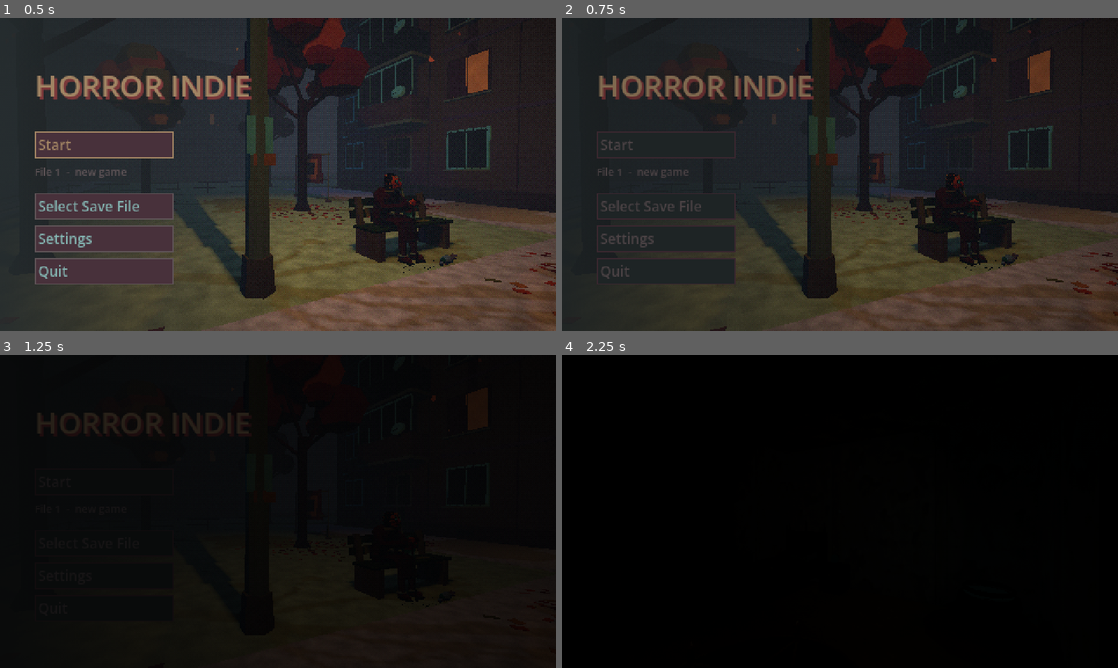
Above: before the commit, frames 1-4 (two rows, left to right).
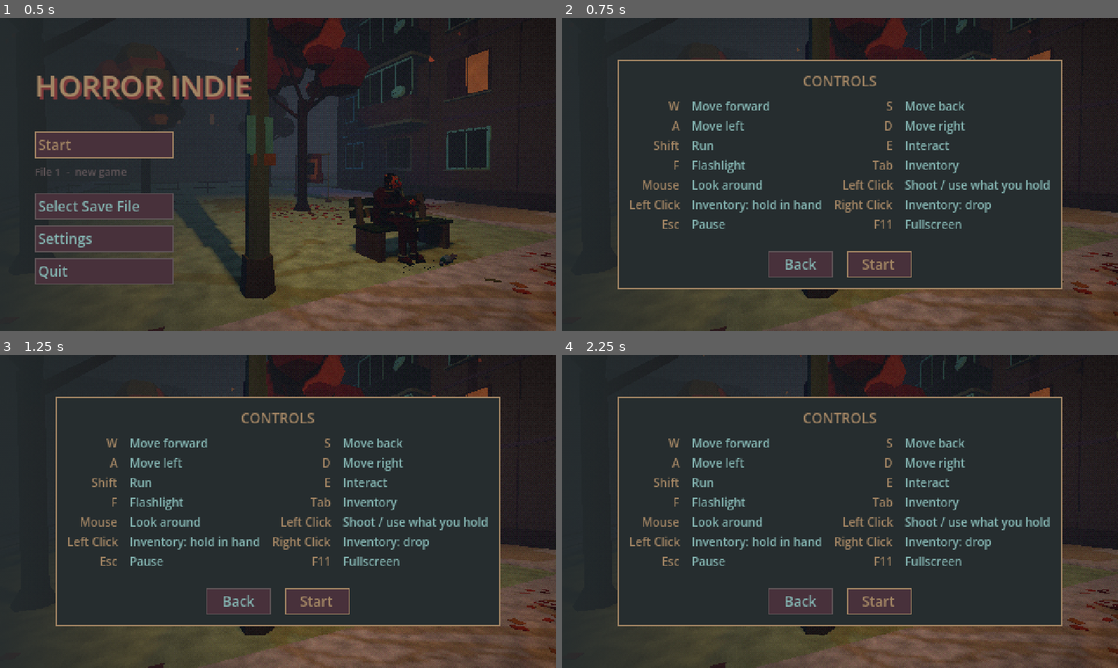
Above: after the commit, the same moments.

Repository: alexdragnea1/horror-indie
Game: Godot game, scene res://scenes/meniu_principal.tscn
Two runs of this game, one before a commit and one after it. Both use one fixed random seed, a clock stepped at 60 frames per second and the inputs below. Sound files missing from this copy of the repository are replaced by a short silence.
Inputs (mouse positions are in pixels of both pictures, inside the frame that each line leads up to):
- Up to frame 1 (0.5 s): no input
- Up to frame 2 (0.75 s): click "Start" at 0.5 s
- Up to frame 3 (1.25 s): no input
- Up to frame 4 (2.25 s): click (801, 602) at 1.25 s, where only the run after the commit has a clickable "Back"; click (667, 483) at 2 s, where only the run after the commit has a clickable "Start"

Frame 1 is identical in both runs. In frame 2, 24% of the frame differs, in the area x 6-90%, y 10-100%; in frame 3, 94%; in frame 4, 99%, in the area x 0-100%, y 0-100%.

Commit message:
Joc nou: ecranul CONTROLS cu toate tastele inainte de start; intrebarea cu numele are Yes/No
Co-Authored-By: Claude Opus 5.5 <noreply@anthropic.com>

Diff:
--- a/scripts/meniu_nume.gd
+++ b/scripts/meniu_nume.gd
@@ -4,7 +4,7 @@
 ##   var meniu := MeniuNume.new()
 ##   get_tree().root.add_child(meniu)
 ##   var nume: String = await meniu.ales
-## După nume vine o întrebare cu OK / No. Orice răspunde, meniul se închide la fel.
+## După nume vine o întrebare cu Yes / No. Orice răspunde, meniul se închide la fel.
 
 signal ales(nume: String)
 
@@ -63,7 +63,7 @@
 	rand.alignment = BoxContainer.ALIGNMENT_CENTER
 	rand.add_theme_constant_override("separation", 12)
 	_pas_intrebare.add_child(rand)
-	_buton(rand, "OK", _termina)
+	_buton(rand, "Yes", _termina)
 	_buton(rand, "No", _termina)
 	_pas_intrebare.hide()
 
--- a/scripts/meniu_principal.gd
+++ b/scripts/meniu_principal.gd
@@ -28,6 +28,8 @@
 var _confirmare_text: Label
 var _de_sters := 0
 var _setari: PanouSetari
+var _grila_controale: GridContainer
+var _buton_joaca: Button
 var _timp := 0.0
 var _plecat := false
 
@@ -108,6 +110,7 @@
 	_ecrane["salvari"] = _ecran_salvari(radacina)
 	_ecrane["confirmare"] = _ecran_confirmare(radacina)
 	_ecrane["setari"] = _ecran_setari(radacina)
+	_ecrane["controale"] = _ecran_controale(radacina)
 
 
 func _arata(nume: String) -> void:
@@ -124,6 +127,9 @@
 			_setari.deschide()
 		"confirmare":
 			_confirmare_text.text = "Delete File %d?\nThis can't be undone." % _de_sters
+		"controale":
+			_actualizeaza_controale()
+			_buton_joaca.grab_focus.call_deferred()
 
 
 func _ecran_principal(parinte: Control) -> Control:
@@ -168,6 +174,11 @@
 
 
 func _start() -> void:
+	# joc nou: întâi ecranul cu toate tastele, abia de acolo pornește jocul
+	if not Salvare.exista(Setari.slot) and _ecran_curent != "controale":
+		Sunet.reda(SUNET_CLIC, Sunet.VOLUM_EFECTE, 0.05, &"Interfata")
+		_arata("controale")
+		return
 	if _plecat:
 		return
 	_plecat = true
@@ -264,6 +275,53 @@
 	return _setari
 
 
+# -------- controalele (apar o dată, la un joc nou)
+
+func _ecran_controale(parinte: Control) -> Control:
+	var panou := _panou(parinte, "CONTROLS")
+	_grila_controale = GridContainer.new()
+	_grila_controale.columns = 4  # două perechi tastă / ce face pe fiecare rând, ca să încapă pe înălțime
+	_grila_controale.add_theme_constant_override("h_separation", 10)
+	_grila_controale.add_theme_constant_override("v_separation", 3)
+	panou.add_child(_grila_controale)
+	panou.add_child(_spatiu(4))
+	var rand := HBoxContainer.new()
+	rand.alignment = BoxContainer.ALIGNMENT_CENTER
+	rand.add_theme_constant_override("separation", 12)
+	panou.add_child(rand)
+	TemaMeniu.buton(rand, "Back", func() -> void: _arata("principal"))
+	_buton_joaca = TemaMeniu.buton(rand, "Start", _start)
+	return panou.get_parent().get_parent()
+
+
+## Tastele se citesc din Setari la fiecare deschidere (pot fi schimbate din Settings).
+func _actualizeaza_controale() -> void:
+	for copil in _grila_controale.get_children():
+		copil.queue_free()
+	var randuri := []
+	for pereche in Setari.ACTIUNI:
+		randuri.append([Setari.nume_tasta(pereche[0]), pereche[1]])
+	randuri.append_array([
+		["Mouse", "Look around"],
+		["Left Click", "Shoot / use what you hold"],
+		["Left Click", "Inventory: hold in hand"],
+		["Right Click", "Inventory: drop"],
+		["Esc", "Pause"],
+		["F11", "Fullscreen"],
+	])
+	for rand in randuri:
+		var tasta := Label.new()
+		tasta.text = rand[0]
+		tasta.horizontal_alignment = HORIZONTAL_ALIGNMENT_RIGHT
+		tasta.add_theme_font_size_override("font_size", 10)
+		tasta.add_theme_color_override("font_color", TemaMeniu.ACCENT)
+		_grila_controale.add_child(tasta)
+		var ce_face := Label.new()
+		ce_face.text = rand[1]
+		ce_face.add_theme_font_size_override("font_size", 10)
+		_grila_controale.add_child(ce_face)
+
+
 # -------- bucăți comune
 
 func _panou(parinte: Control, titlu: String) -> VBoxContainer:
Not shown, changed: CLAUDE.md
Not shown, changed: README.md
